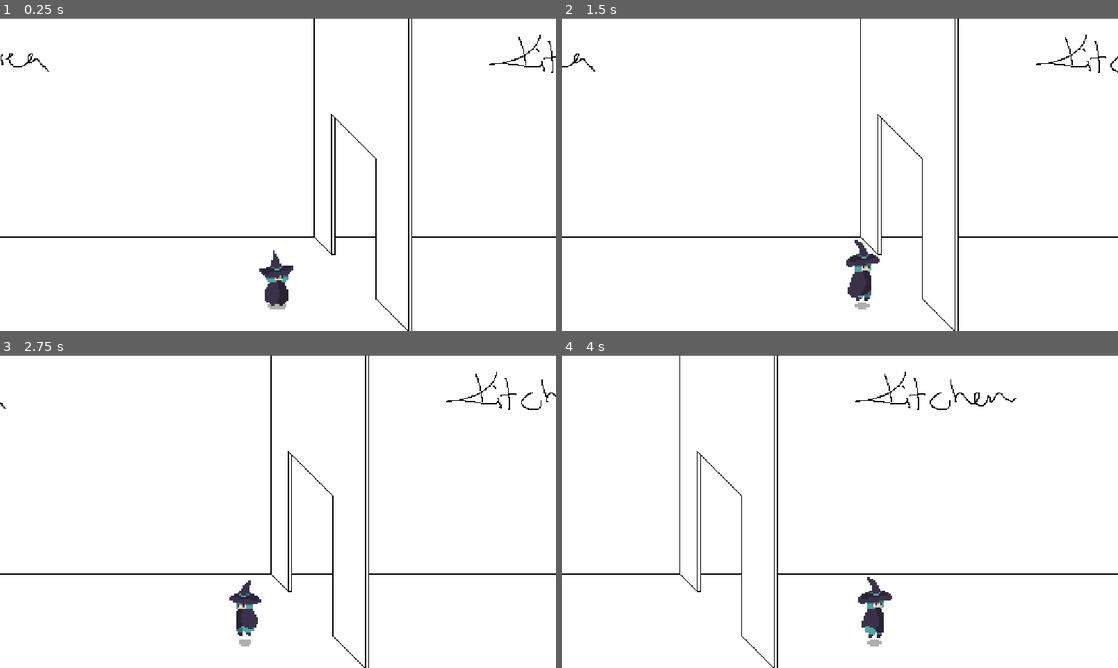
Above: before the commit, frames 1-4 (two rows, left to right).
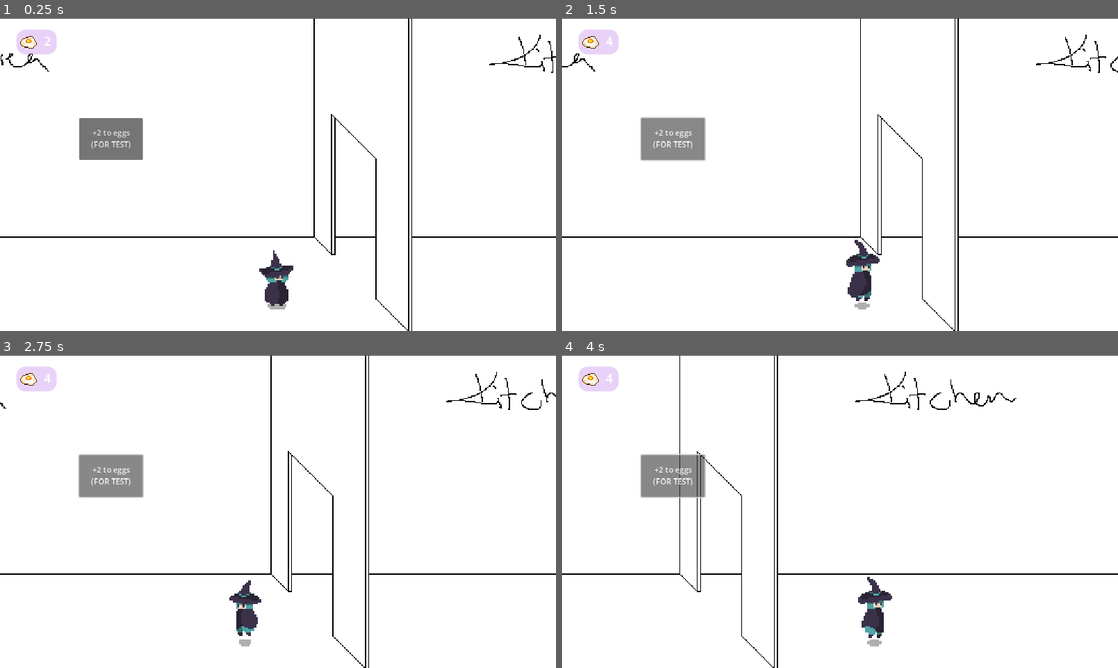
Above: after the commit, the same moments.

Repository: berkunal/mise-en-place
Game: Godot game, scene res://scenes/main_scene.tscn
Same seed, same stepped clock (60 frames per second), same inputs: the game is played once before the commit and once after it.
Inputs (mouse positions are in pixels of both pictures, inside the frame that each line leads up to):
- Up to frame 1 (0.25 s): no input
- Up to frame 2 (1.5 s): click (673, 140) at 0.5 s, where only the run after the commit has a clickable "+2 to eggs (FOR TEST)"; hold Right (move_right) from 1.28 s (still down)
- Up to frame 3 (2.75 s): release Right (move_right) at 2.03 s; hold Left (move_left) from 2.03 s (still down)
- Up to frame 4 (4 s): release Left (move_left) at 2.78 s; hold Right (move_right) from 2.78 s (still down)

The runs differ from the first frame. In frame 1, 2.0% of the frame differs, in the area x 3-26%, y 3-46%; in frame 2, 2.1%; in frame 3, 2.1%; in frame 4, 2.1%.

Commit message:
Add currency counter

Diff:
--- /dev/null
+++ b/scenes/currency.gd
@@ -0,0 +1,16 @@
+extends Control
+
+@export var currentMoney = 0
+
+func _ready():
+	pass
+
+# Called every frame. 'delta' is the elapsed time since the previous frame.
+func _process(delta):
+	$Panel/HBoxContainer/MoneyCount.text = str(currentMoney)
+
+func incrementMoneyByValue(inc):
+	currentMoney += inc
+
+func _on_test_button_pressed():
+	incrementMoneyByValue(2)
--- /dev/null
+++ b/scenes/currency.tscn
@@ -0,0 +1,41 @@
+[gd_scene load_steps=4 format=3 uid="uid://b5mslxbl6wydh"]
+
+[ext_resource type="Script" path="res://scenes/currency.gd" id="1_0vxtb"]
+[ext_resource type="Texture2D" uid="uid://byy6q13pycwrx" path="res://assets/icons/38_friedegg.png" id="1_oi01f"]
+
+[sub_resource type="StyleBoxFlat" id="StyleBoxFlat_c3dig"]
+bg_color = Color(0.74902, 0.478431, 0.905882, 0.341176)
+corner_radius_top_left = 12
+corner_radius_top_right = 12
+corner_radius_bottom_right = 12
+corner_radius_bottom_left = 12
+
+[node name="Currency" type="Control"]
+layout_mode = 3
+anchors_preset = 0
+scale = Vector2(1.575, 1.55469)
+script = ExtResource("1_0vxtb")
+currentMoney = 2
+
+[node name="Panel" type="Panel" parent="."]
+layout_mode = 0
+offset_right = 53.0
+offset_bottom = 33.0
+theme_override_styles/panel = SubResource("StyleBoxFlat_c3dig")
+
+[node name="HBoxContainer" type="HBoxContainer" parent="Panel"]
+layout_mode = 0
+offset_right = 52.0
+offset_bottom = 32.0
+
+[node name="MoneyIcon" type="TextureRect" parent="Panel/HBoxContainer"]
+layout_mode = 2
+size_flags_horizontal = 10
+size_flags_vertical = 4
+texture = ExtResource("1_oi01f")
+stretch_mode = 2
+
+[node name="MoneyCount" type="Label" parent="Panel/HBoxContainer"]
+layout_mode = 2
+size_flags_horizontal = 2
+text = "0"
--- a/scenes/main_scene.tscn
+++ b/scenes/main_scene.tscn
@@ -1,8 +1,9 @@
-[gd_scene load_steps=4 format=3 uid="uid://box0xqsfg260c"]
+[gd_scene load_steps=5 format=3 uid="uid://box0xqsfg260c"]
 
 [ext_resource type="PackedScene" uid="uid://g3ec348fdnin" path="res://scenes/background_basic.tscn" id="1_ai2au"]
 [ext_resource type="PackedScene" uid="uid://6bttt3xi5n17" path="res://scenes/player.tscn" id="1_b6mun"]
 [ext_resource type="Script" path="res://scenes/main_scene.gd" id="1_byfom"]
+[ext_resource type="PackedScene" uid="uid://b5mslxbl6wydh" path="res://scenes/currency.tscn" id="4_o0bk7"]
 
 [node name="MainScene" type="Node2D"]
 script = ExtResource("1_byfom")
@@ -11,3 +12,21 @@
 
 [node name="Player" parent="." instance=ExtResource("1_b6mun")]
 position = Vector2(575, 541)
+
+[node name="GUI" type="CanvasLayer" parent="."]
+
+[node name="Currency" parent="GUI" instance=ExtResource("4_o0bk7")]
+offset_left = 34.0
+offset_top = 24.0
+offset_right = 34.0
+offset_bottom = 24.0
+
+[node name="TestButton" type="Button" parent="GUI"]
+offset_left = 164.0
+offset_top = 207.0
+offset_right = 296.0
+offset_bottom = 294.0
+text = "+2 to eggs
+(FOR TEST)"
+
+[connection signal="pressed" from="GUI/TestButton" to="GUI/Currency" method="_on_test_button_pressed"]
--- a/scenes/player.gd
+++ b/scenes/player.gd
@@ -26,7 +26,5 @@
 	if velocity.x != 0:
 		$AnimatedSprite2D.flip_h = velocity.x < 0
 
-	var cam_pos: Vector2 = $Camera2D.global_position
-
 	position += velocity * delta
 	position.x = clamp(position.x, $Camera2D.limit_left, $Camera2D.limit_right)
Binary file added: assets/icons/38_friedegg.png
Not shown, added: assets/icons/38_friedegg.png.import
